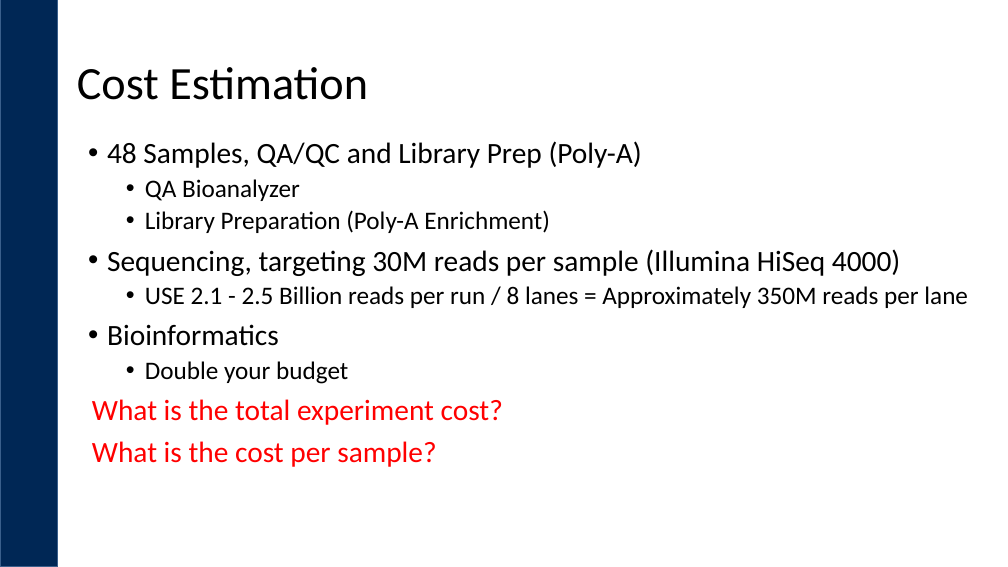
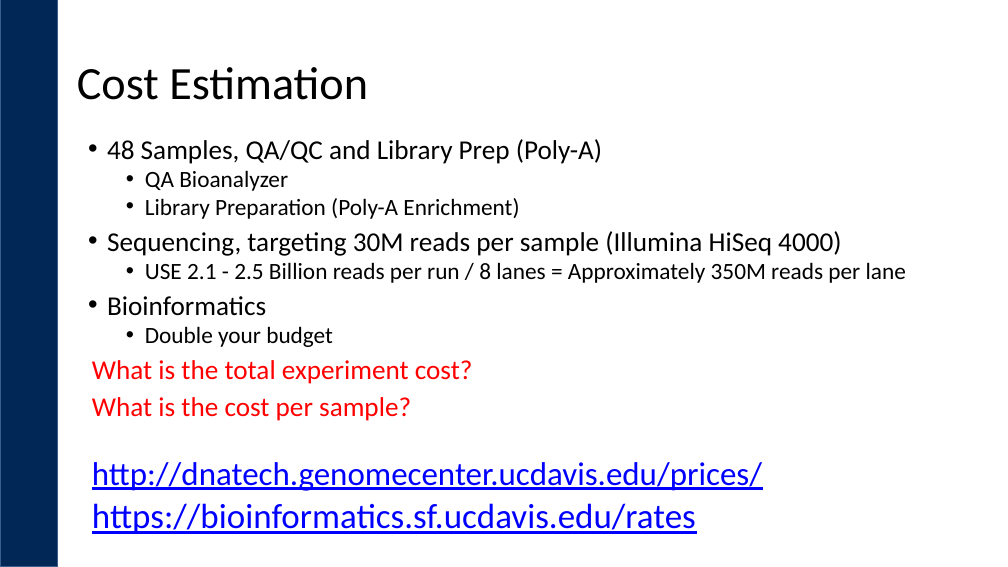
Before and after one commit to ucdavis-bioinformatics-training/ucdavis-bioinformatics-training.presentations, a slide deck: slide 26 of mrna/mRNAseq-expDesign_May_2020.pptx. Drawn at 1008x567 pixels with LibreOffice and Linux fonts; fonts in the diff are those of the drawing; background and template pictures are left out. Boxes give left, top, right and bottom in pixels: in the first picture for what was removed or moved away, otherwise in the second. Text is boxed around its words. In the diff, an @@ line names an element or a change of style, - is before the commit and + after.

```diff
--- a/mrna/mRNAseq-expDesign_May_2020.pptx
+++ b/mrna/mRNAseq-expDesign_May_2020.pptx
@@ text at box(92, 139, 906, 421): size 28 to 25.9 pt in "48 Samples, QA/QC and Library Prep (Poly-A)", "Sequencing, targeting 30M reads per sample (Illumina ...", "Bioinformatics", "What is the total experiment cost?" and 1 more places; size 24 to 22.2 pt in "QA Bioanalyzer", "Library Preparation (Poly-A Enrichment)", "USE 2.1 - 2.5 Billion reads per ...", "Double your budget"; line spacing 0.9 to 0.8 @@
@@ text at box(92, 462, 762, 534): paragraphs added @@
+http://dnatech.genomecenter.ucdavis.edu/prices/
+https://bioinformatics.sf.ucdavis.edu/rates
```
Also in this commit, not shown: 2 other slides changed, 4 other files.
